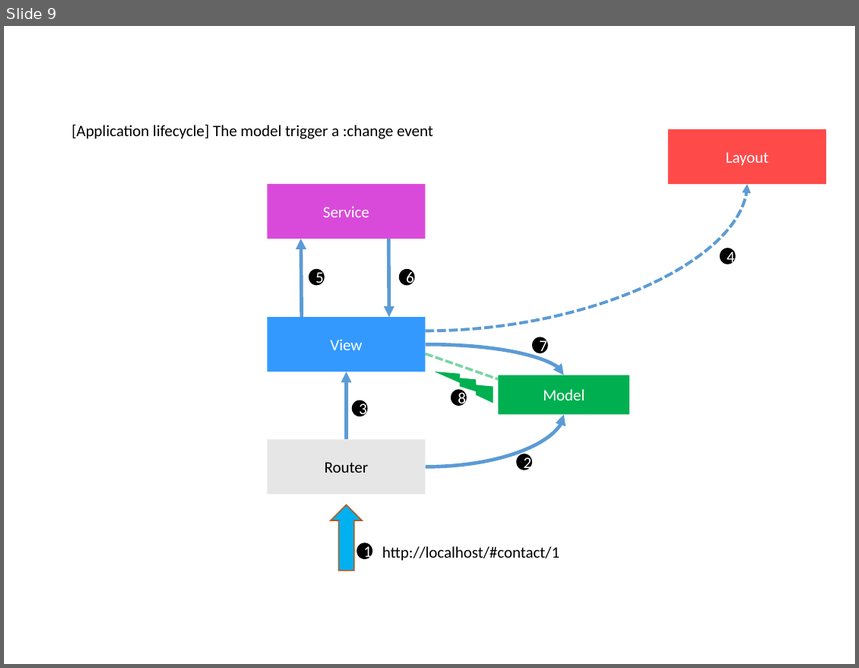
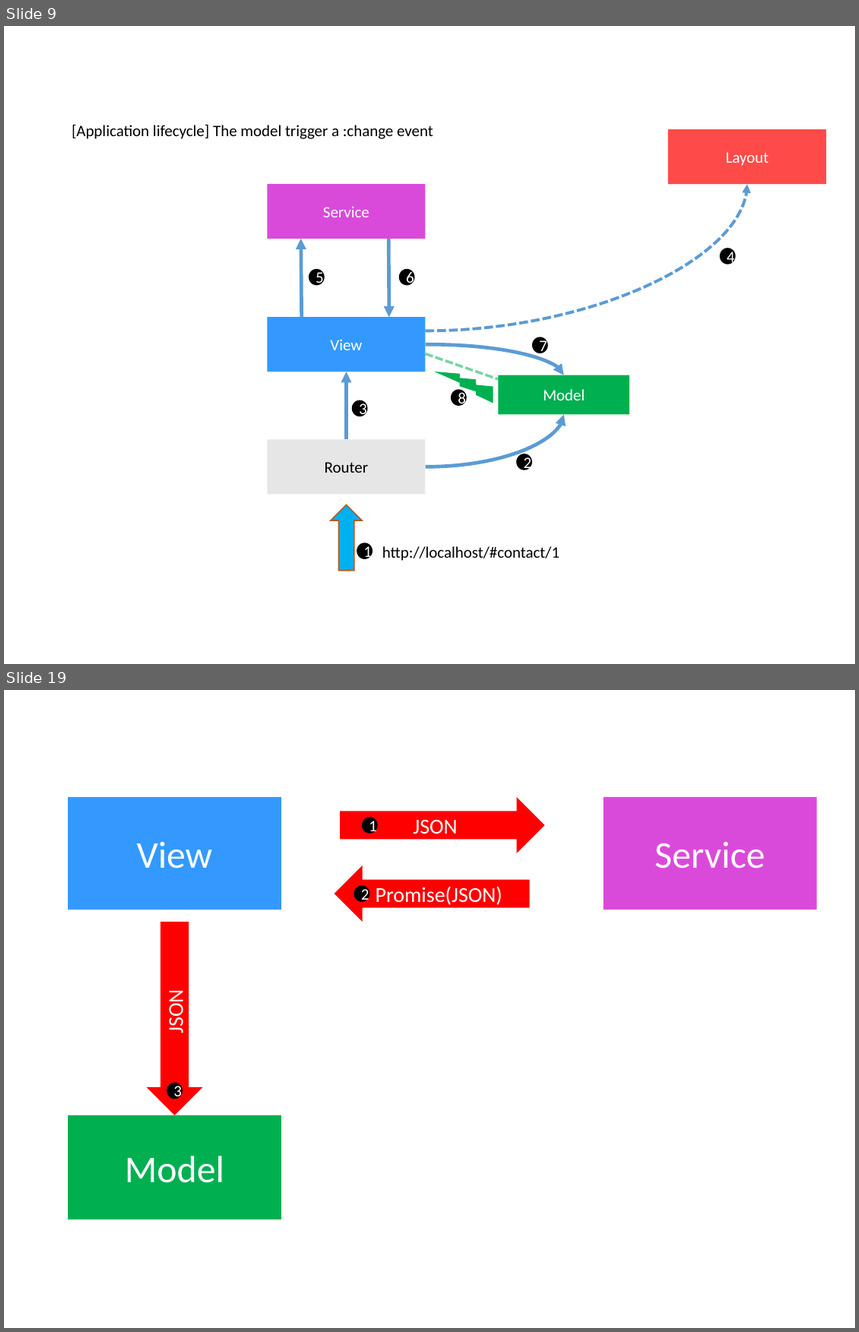
Before and after one commit to klee-contrib/focus-docs, a slide deck: assets/focus_lifecycle_schema.pptx. Shown one above the other, each under a label of ours: slide 9 before the commit, slides 9 and 19 after it; the slides between them are not shown. The pictures are 859x668 and 859x1332 pixels, drawn with LibreOffice and Linux fonts; fonts in the diff are those of the drawing. Boxes give left, top, right and bottom in pixels: in the first picture for what was removed or moved away, otherwise in the second. Text is boxed around its words. In the diff, an @@ line names an element or a change of style, - is before the commit and + after.

```diff
--- a/assets/focus_lifecycle_schema.pptx
+++ b/assets/focus_lifecycle_schema.pptx
@@ slide 19 added at <box>4,690,855,1328</box>, background #FFFFFF @@
@@ rectangle added at <box>68,797,281,910</box>, fill #3399FF, 32 pt, text #FFFFFF @@
+View
@@ right arrow added at <box>340,797,545,853</box>, fill #FF0000, 18 pt, text #FFFFFF @@
+JSON
@@ rectangle added at <box>603,797,817,910</box>, fill #CC00CC at 71% opacity, 32 pt, text #FFFFFF @@
+Service
@@ ellipse added at <box>361,817,378,833</box>, fill #000000, 13.5 pt, text #FFFFFF @@
+1
@@ left arrow added at <box>335,866,529,922</box>, fill #FF0000, 18 pt, text #FFFFFF @@
+Promise(JSON)
@@ ellipse added at <box>354,886,370,902</box>, fill #000000, 13.5 pt, text #FFFFFF @@
+2
@@ left arrow added at <box>147,922,203,1115</box>, fill #FF0000, 18 pt, text #FFFFFF @@
+JSON
@@ ellipse added at <box>167,1082,183,1099</box>, fill #000000, 13.5 pt, text #FFFFFF @@
+3
@@ rectangle added at <box>68,1116,281,1220</box>, fill #00B050, 32 pt, text #FFFFFF @@
+Model
```
Also in this commit, not shown: 1 slide changed, 9 other slides added, 4 other files.
